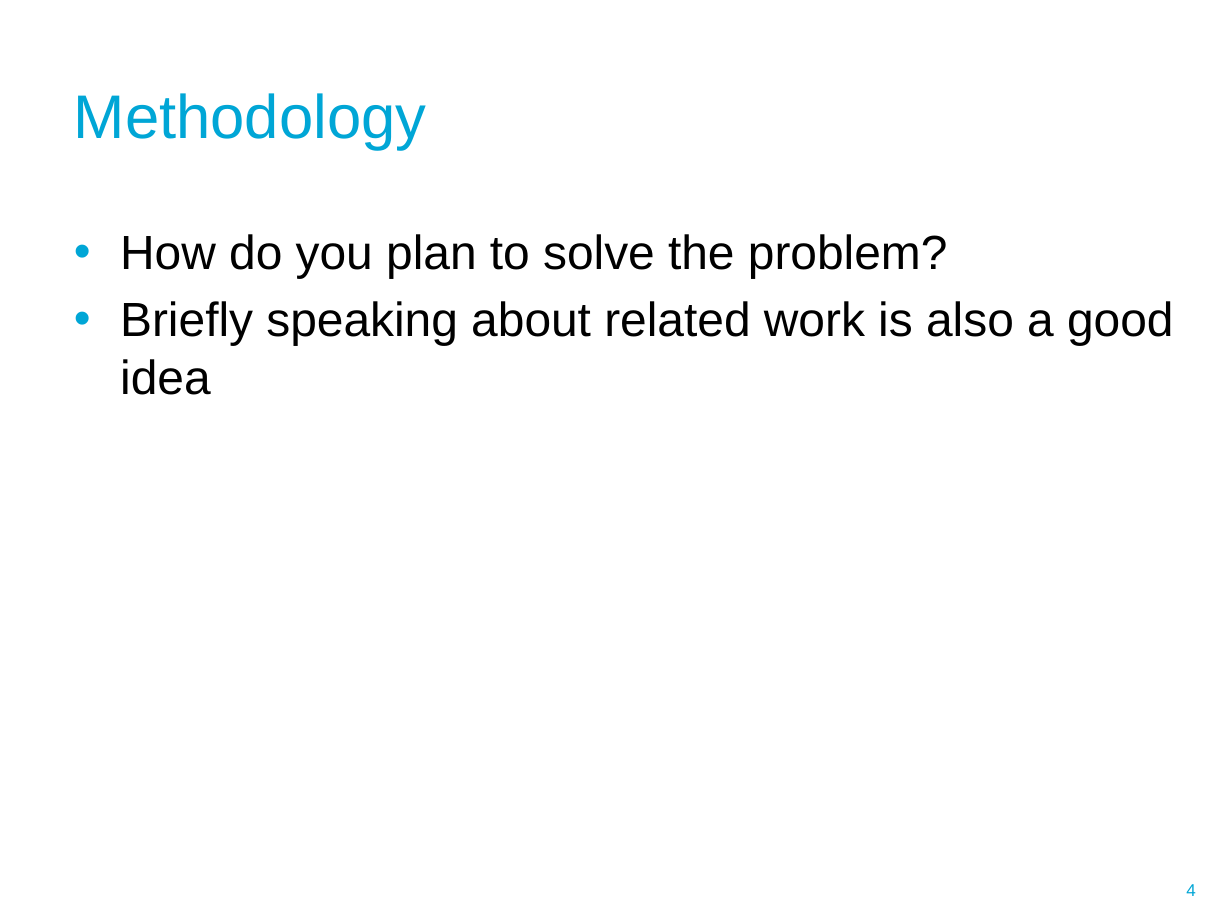
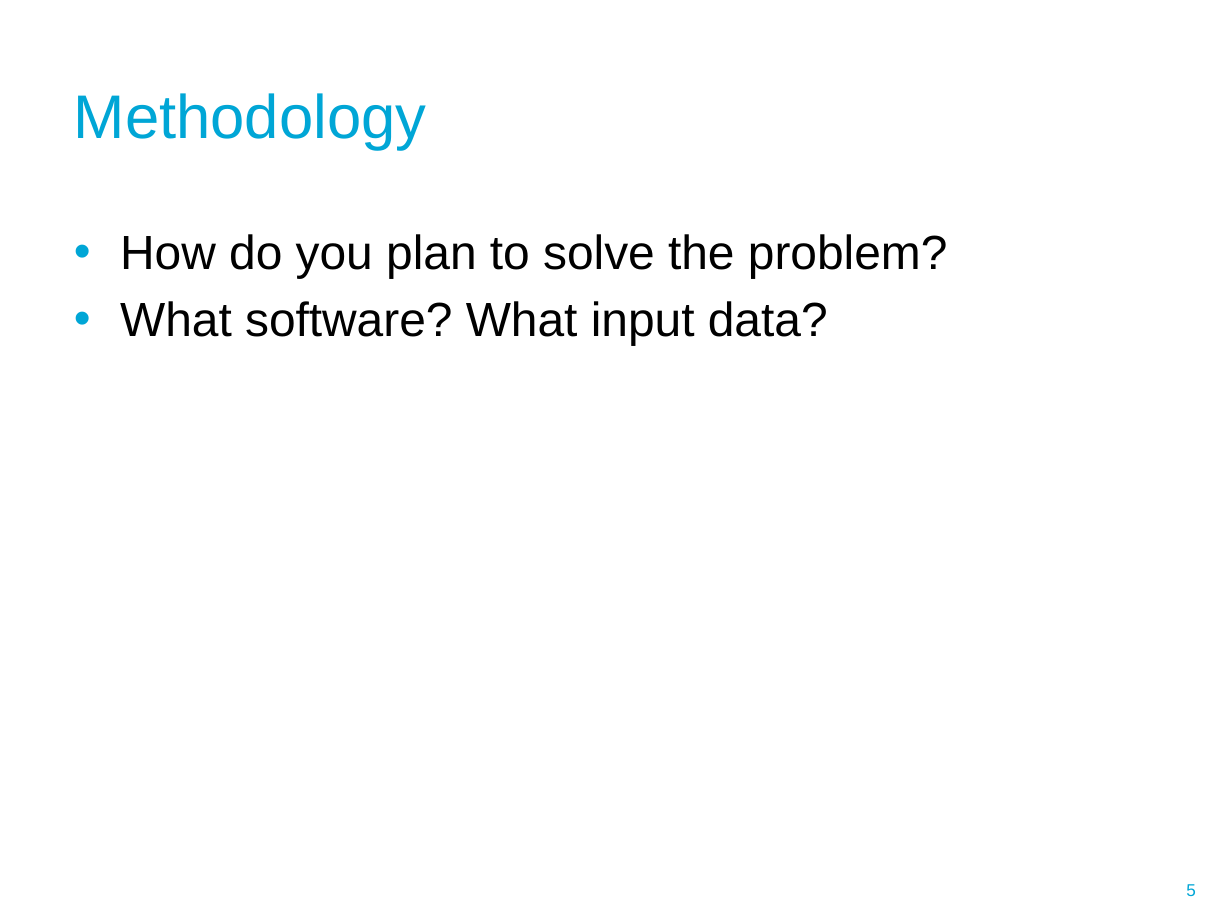
Before and after one commit to tudelft3d/geo2020, a slide deck: slide 5 of templates/p1.pptx (slide 4 before the commit). Drawn at 1232x924 pixels with LibreOffice and Linux fonts; fonts in the diff are those of the drawing; background and template pictures are left out. Boxes give left, top, right and bottom in pixels: in the first picture for what was removed or moved away, otherwise in the second. Text is boxed around its words. In the diff, an @@ line names an element or a change of style, - is before the commit and + after.

```diff
--- a/templates/p1.pptx
+++ b/templates/p1.pptx
@@ text at bbox=[120, 301, 828, 345]: text changed @@
-• Briefly speaking about related work is also a good idea
+• What software? What input data?
@@ page number at bbox=[1186, 884, 1196, 896]: text changed @@
-4
+5
```
Also in this commit, not shown: 2 other slides changed, 1 slide added, 1 other file.
